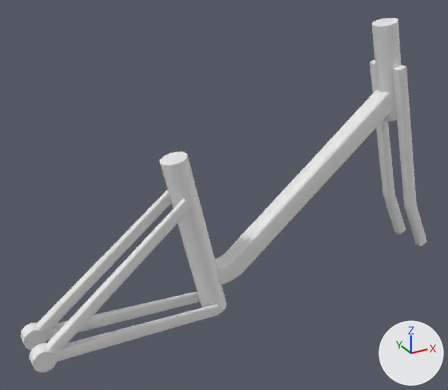
One commit to the OBJ model metro/3d_models/common_bike/frame.obj: the scene before it, then after it.
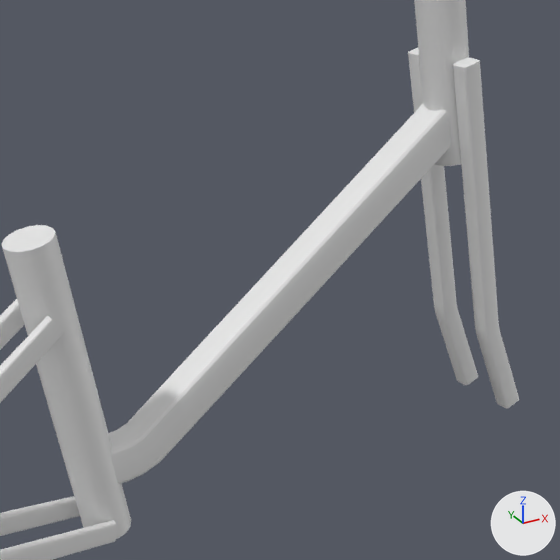
Each version is shown whole from a 50 mm lens placed at (-0.809, -1.284, 0.932), pointed at (-0.092, 0.019, 0.281), then close up on the part from 35% to 100% of the width and 9% to 83% of the height. Every picture has the same lights, and +X, +Y and +Z are marked at lower right. The first two pictures are the older version. Where no turn or scale is listed for an object, it has been applied to the vertices.

In view in the first close-up: 'Frame_Cube.008'.
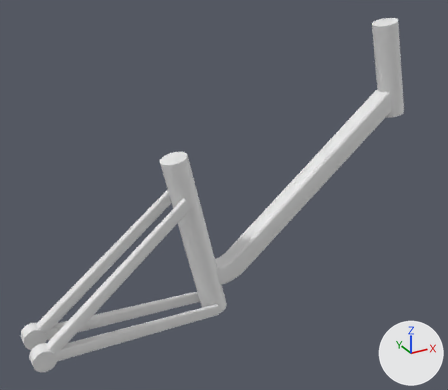
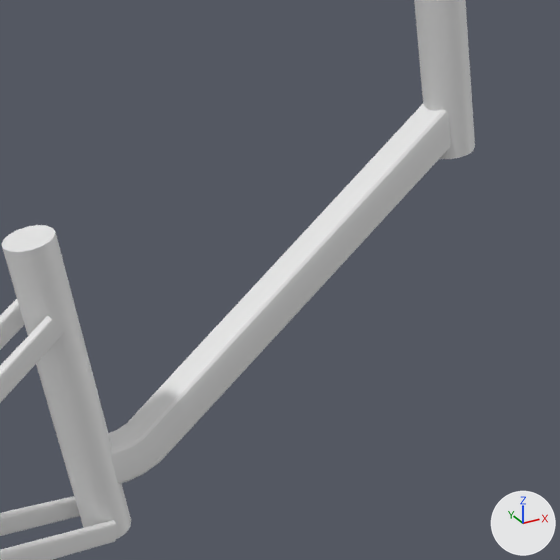
Location of each change, (x1, y1, x2, y2) in pixels of the close-ups (560 x 560 px; the box of a moved part takes in the faces that stretch with it):
'Frame_Cube.008', reshaped
    before: (0, 0, 519, 560)
    after: (0, 0, 475, 560)
part 1 of me_frame_cube_008, deleted
    before: (453, 58, 519, 409)
part 2 of me_frame_cube_008, deleted
    before: (408, 48, 478, 385)
part 3 of me_frame_cube_008, moved or reshaped
    before: (414, 0, 469, 166)
    after: (414, 0, 475, 159)

Patch to the scene script:
```diff
--- a/metro/3d_models/common_bike/frame.obj.py
+++ b/metro/3d_models/common_bike/frame.obj.py
@@ me_frame_cube_008 @@
 # used by ob_frame_cube_008; location = (0.0, 0.0, 0.0)
-me_frame_cube_008.from_pydata(...)  # 512 vertices, 980 faces; spans x -0.639..0.604, y -0.064..0.064, z -0.049..0.697
+me_frame_cube_008.from_pydata(...)  # 352 vertices, 668 faces; spans x -0.639..0.48, y -0.064..0.064, z -0.049..0.697
+# me_frame_cube_008 part 1: the loose piece of 80 vertices spanning x 0.397..0.604, y -0.06..-0.034, z -0.009..0.578 is deleted
+# me_frame_cube_008 part 2: the loose piece of 80 vertices spanning x 0.397..0.604, y 0.034..0.06, z -0.009..0.578 is deleted
+# me_frame_cube_008 part 3
+# 14 vertices are removed from x 0.419..0.483, y -0.034..0.034, z 0.415..0.43
+# 44 faces are deleted
+# 2 vertices move from x 0.416..0.419, y 0.0..0.013, z 0.414..0.415 to x 0.413..0.416, y 0.0..0.013, z 0.425..0.426
+# 3 vertices are added at (0.47, 0.024, 0.439), (0.48, 0.0, 0.441), (0.47, -0.024, 0.439)
+# 11 new vertices lie (0.061, 0.0, -0.256) away from vertices in x 0.355..0.417, y -0.034..0.034, z 0.682..0.697
+# 44 new faces join them
```
